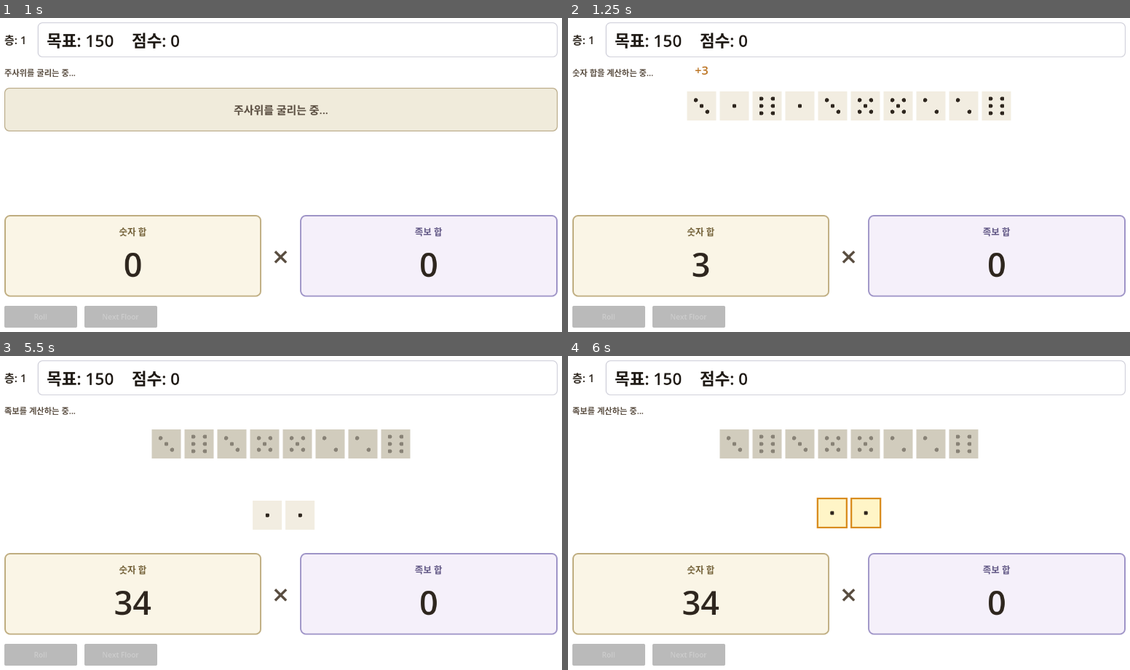
Above: before the commit, frames 1-4 (two rows, left to right).
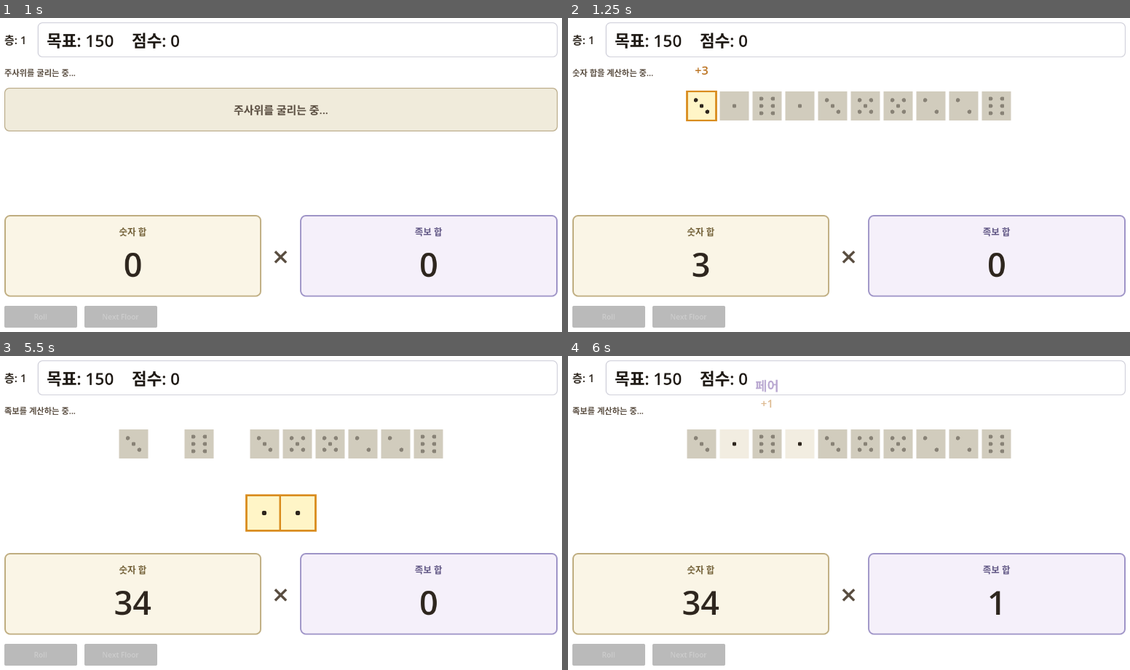
Above: after the commit, the same moments.

Repository: NyongNyongNyong/cat_dice_game
Game: Godot game, scene res://scenes/game/main.tscn
The game is run twice, just before and just after one commit, with the same random seed, the same clock (stepped at 60 frames per second) and the same inputs.
Inputs (mouse positions are in pixels of both pictures, inside the frame that each line leads up to):
- Up to frame 1 (1 s): click "Roll" at 0.5 s
- Up to frame 2 (1.25 s): no input
- Up to frame 3 (5.5 s): move the mouse to (134, 443) at 1.27 s; click (134, 443) at 1.42 s; move the mouse to (168, 443) at 2.02 s; click (168, 443) at 2.17 s; tap Enter at 2.75 s; move the mouse to (196, 443) at 2.77 s; click (196, 443) at 2.92 s; tap Space at 3.5 s; move the mouse to (230, 443) at 3.52 s; click (230, 443) at 3.67 s; move the mouse to (264, 443) at 4.27 s; click (264, 443) at 4.42 s; move the mouse to (297, 443) at 5.02 s; click (297, 443) at 5.17 s
- Up to frame 4 (6 s): click (865, 443) at 5.92 s

Frame 1 is identical in both runs. In frame 2, 4.7% of the frame differs, in the area x 20-79%, y 23-33%; in frame 3, 3.6%; in frame 4, 3.3%.

Commit message:
feat: score presentation UX and dice face-only display

Diff:
--- a/game/resources/dice/basic_d6.tres
+++ b/game/resources/dice/basic_d6.tres
@@ -1,36 +1,31 @@
-[gd_resource type="Resource" script_class="DiceResource" format=3 uid="uid://ccm87trd56wo7"]
+[gd_resource type="Resource" script_class="DiceResource" format=3]
 
-[ext_resource type="Script" uid="uid://uktkoxxoev5d" path="res://scripts/core/dice_resource.gd" id="1_dice_resource"]
-[ext_resource type="Script" uid="uid://dkmfy4jt6s4qs" path="res://scripts/core/number_face.gd" id="2_number_face"]
+[ext_resource type="Script" path="res://scripts/core/dice_resource.gd" id="1_dice_resource"]
+[ext_resource type="Script" path="res://scripts/core/number_face.gd" id="2_number_face"]
 
 [sub_resource type="Resource" id="Resource_face_1"]
 script = ExtResource("2_number_face")
-display_name = "1"
+value = 1
 
 [sub_resource type="Resource" id="Resource_face_2"]
 script = ExtResource("2_number_face")
 value = 2
-display_name = "2"
 
 [sub_resource type="Resource" id="Resource_face_3"]
 script = ExtResource("2_number_face")
 value = 3
-display_name = "3"
 
 [sub_resource type="Resource" id="Resource_face_4"]
 script = ExtResource("2_number_face")
 value = 4
-display_name = "4"
 
 [sub_resource type="Resource" id="Resource_face_5"]
 script = ExtResource("2_number_face")
 value = 5
-display_name = "5"
 
 [sub_resource type="Resource" id="Resource_face_6"]
 script = ExtResource("2_number_face")
 value = 6
-display_name = "6"
 
 [resource]
 script = ExtResource("1_dice_resource")
--- a/game/scripts/core/dice_face.gd
+++ b/game/scripts/core/dice_face.gd
@@ -23,8 +23,6 @@
 
 func get_display_text(context: Dictionary = {}) -> String:
 	var text := display_name
-	if text.is_empty() and is_number():
-		text = str(get_base_number_value())
 	for property in properties:
 		if property != null and property.has_method("get_display_text"):
 			text = property.get_display_text(self, context, text)
--- a/game/scripts/core/dice_resource_spec_test.gd
+++ b/game/scripts/core/dice_resource_spec_test.gd
@@ -15,6 +15,7 @@
 	_expect_resource_resolves_face_resources()
 	_expect_change_to_highest_property()
 	_expect_change_to_highest_display()
+	_expect_number_face_display()
 	_expect_controller_uses_default_resource()
 	_expect_controller_uses_per_slot_resource()
 	_expect_controller_uses_loadout_resource()
@@ -74,6 +75,12 @@
 	var only_changer: Array[Resource] = [changer]
 	if die.resolve_face_values(only_changer) != [1]:
 		_fail_array("change to highest fallback", [1], die.resolve_face_values(only_changer))
+
+
+func _expect_number_face_display() -> void:
+	var face: Resource = _number_face(4)
+	if face.get_display_text({"resolved_value": 6}) != "":
+		_fail_string("number face display", "", face.get_display_text({"resolved_value": 6}))
 
 
 func _expect_change_to_highest_display() -> void:
@@ -219,7 +226,6 @@
 func _number_face(value: int) -> Resource:
 	var face: Resource = NumberFaceScript.new()
 	face.value = value
-	face.display_name = str(value)
 	return face
 
 
--- a/game/scripts/core/face_properties/change_to_highest_property.gd
+++ b/game/scripts/core/face_properties/change_to_highest_property.gd
@@ -22,11 +22,10 @@
 	return true
 
 
-func play_visual_effect(dice_view: Control, _face: Resource, context: Dictionary) -> void:
+func play_visual_effect(dice_view: Control, _face: Resource, _context: Dictionary) -> void:
 	if dice_view == null:
 		return
 
-	var resolved_value: int = context.get("resolved_value", 1)
 	dice_view.pivot_offset = dice_view.size * 0.5
 
 	var tween := dice_view.create_tween()
@@ -34,7 +33,4 @@
 	tween.tween_property(dice_view, "rotation_degrees", dice_view.rotation_degrees + 360.0, 0.42)\
 		.set_trans(Tween.TRANS_BACK).set_ease(Tween.EASE_OUT)
 	await tween.finished
-
-	if dice_view.has_method("set_value"):
-		dice_view.set_value(resolved_value)
 	dice_view.rotation_degrees = 0.0
--- a/game/scripts/core/number_face.gd
+++ b/game/scripts/core/number_face.gd
@@ -10,3 +10,8 @@
 
 func get_base_number_value() -> int:
 	return value
+
+
+func get_display_text(_context: Dictionary = {}) -> String:
+	# 숫자 면은 dice.gd pip 레이아웃으로만 표시. display_name·resolved 값 텍스트 금지.
+	return ""
--- a/game/scripts/core/round_controller.gd
+++ b/game/scripts/core/round_controller.gd
@@ -20,6 +20,7 @@
 var dice_faces: Array[Resource] = []
 var hand_evaluation: HandEvaluation
 var selected_die_index: int = -1
+var last_rerolled_die_index: int = -1
 
 
 func begin_round() -> void:
@@ -32,6 +33,7 @@
 	dice_faces.clear()
 	hand_evaluation = null
 	selected_die_index = -1
+	last_rerolled_die_index = -1
 	phase_changed.emit(phase)
 	round_reset.emit()
 
@@ -153,6 +155,7 @@
 func _roll_all_dice() -> void:
 	_set_phase(RoundPhase.Phase.ROLLING)
 	selected_die_index = -1
+	last_rerolled_die_index = -1
 	dice_faces = _roll_dice_faces()
 	dice_values = resolve_faces(dice_faces)
 	dice_rolled.emit(dice_values)
@@ -162,6 +165,7 @@
 	if selected_die_index < 0 or selected_die_index >= dice_values.size():
 		return
 
+	last_rerolled_die_index = selected_die_index
 	dice_faces[selected_die_index] = _roll_die_face(selected_die_index)
 	dice_values = resolve_faces(dice_faces)
 	selected_die_index = -1
--- a/game/scripts/core/special_face.gd
+++ b/game/scripts/core/special_face.gd
@@ -2,3 +2,15 @@
 extends "res://scripts/core/dice_face.gd"
 
 @export var symbol_id: StringName = &"special"
+
+
+func get_display_text(context: Dictionary = {}) -> String:
+	var text := ""
+	for property in properties:
+		if property != null and property.has_method("get_display_text"):
+			text = property.get_display_text(self, context, text)
+	if not text.is_empty():
+		return text
+	if symbol_id != &"":
+		return str(symbol_id)
+	return ""
--- a/game/scripts/dice/dice.gd
+++ b/game/scripts/dice/dice.gd
@@ -45,20 +45,12 @@
 
 func set_face(face: Resource, resolved_value: int) -> void:
 	_face = face
-	_face_value = resolved_value
 	_face_display_text = ""
-	if face != null and face.has_method("get_display_text"):
+	_face_value = 0
+	if _uses_pip_layout(face):
+		_face_value = face.get_base_number_value()
+	elif face != null and face.has_method("get_display_text"):
 		_face_display_text = face.get_display_text({"resolved_value": resolved_value})
-	_show_placeholder = false
-	_highlighted = false
-	_dimmed = false
-	queue_redraw()
-
-
-func set_value(face_value: int) -> void:
-	_face = null
-	_face_value = face_value
-	_face_display_text = ""
 	_show_placeholder = false
 	_highlighted = false
 	_dimmed = false
@@ -111,12 +103,19 @@
 	if _show_placeholder:
 		return
 
+	if _uses_pip_layout(_face):
+		_draw_pips()
+	elif not _face_display_text.is_empty():
+		_draw_face_text(_face_display_text)
+
+
+func _uses_pip_layout(face: Resource) -> bool:
+	return face != null and face.has_method("is_number") and face.is_number()
+
+
+func _draw_pips() -> void:
 	var pip_color := DIM_PIP_COLOR if _dimmed else PIP_COLOR
 	var pip_radius := minf(size.x, size.y) * PIP_RADIUS_RATIO
-	if not _face_display_text.is_empty():
-		_draw_face_text(_face_display_text)
-		return
-
 	for pos: Vector2 in PIP_LAYOUTS.get(_face_value, []):
 		var center := Vector2(pos.x * size.x, pos.y * size.y)
 		draw_circle(center, pip_radius, pip_color)
--- a/game/scripts/ui/run_scene.gd
+++ b/game/scripts/ui/run_scene.gd
@@ -22,6 +22,7 @@
 
 var _dice_views: Array[Control] = []
 var _hovered_dice_index := -1
+var _score_after_reroll := false
 
 
 func _ready() -> void:
@@ -83,26 +84,28 @@
 	_show_dice_faces(_round.dice_faces, values)
 	await _play_dice_face_effects(_round.dice_faces, values)
 	_round.complete_roll_presentation()
-	_show_dice_values(_round.dice_values)
 
 
 func _on_die_rerolled(values: Array[int]) -> void:
+	_score_after_reroll = true
 	_reroll_preview_presenter.set_active(false)
 	_reroll_preview_presenter.hide_preview()
 	_clear_dice_selection()
 	_show_dice_faces(_round.dice_faces, values)
 	await _play_dice_face_effects(_round.dice_faces, values)
-	_show_dice_values(_round.dice_values)
 	_reroll_preview_presenter.invalidate_cache()
 
 
 func _on_score_ready(evaluation: HandEvaluation) -> void:
 	_reroll_preview_presenter.set_active(false)
 	_reroll_preview_presenter.hide_preview()
-	await _score_presenter.play(evaluation)
+	var hands_only := _score_after_reroll
+	_score_after_reroll = false
+	var rerolled_index := _round.last_rerolled_die_index if hands_only else -1
+	await _score_presenter.play(evaluation, hands_only, rerolled_index, _round.dice_faces)
 	_round.complete_score_presentation()
 	RunManager.set_score(evaluation.total_score)
-	_show_dice_values(evaluation.dice_values)
+	_show_dice_faces(_round.dice_faces, evaluation.dice_values)
 	_clear_dice_selection()
 	_reroll_preview_presenter.set_active(_round.can_reroll_preview())
 	_sync_ui()
@@ -113,19 +116,11 @@
 	_sync_ui()
 
 
-func _show_dice_values(values: Array[int]) -> void:
+func _show_dice_faces(faces: Array, values: Array[int]) -> void:
 	_dice_row.visible = true
 	for i in values.size():
-		_dice_views[i].set_value(values[i])
-
-
-func _show_dice_faces(faces: Array[Resource], values: Array[int]) -> void:
-	_dice_row.visible = true
-	for i in values.size():
-		if i < faces.size():
+		if i < faces.size() and faces[i] != null:
 			_dice_views[i].set_face(faces[i], values[i])
-		else:
-			_dice_views[i].set_value(values[i])
 
 
 func _play_dice_face_effects(faces: Array[Resource], values: Array[int]) -> void:
@@ -188,6 +183,7 @@
 
 
 func _on_round_reset() -> void:
+	_score_after_reroll = false
 	_reroll_preview_presenter.set_active(false)
 	_reroll_preview_presenter.hide_preview()
 	_roll_slot.visible = false
--- a/game/scripts/ui/score_phase_presenter.gd
+++ b/game/scripts/ui/score_phase_presenter.gd
@@ -3,16 +3,23 @@
 
 const DICE_SCENE := preload("res://scenes/dice/dice.tscn")
 
-const HAND_STEP_DELAY := 0.2
 const NUMBER_STEP_DELAY := 0.04
-const HAND_POPUP_DURATION := 0.55
 const NUMBER_POPUP_DURATION := 0.28
+const REROLL_HAND_STEP_DELAY := 0.02
+const REROLL_HAND_POPUP_DURATION := 0.18
+const REROLL_FOCUS_MOVE_DURATION := 0.08
+const REROLL_FOCUS_HOLD_DURATION := 0.05
+const REROLL_FOCUS_RETURN_DURATION := 0.08
+const REROLL_REVEAL_HOLD := 0.06
 const POPUP_RISE := 32.0
-const FOCUS_MOVE_DURATION := 0.22
-const FOCUS_HOLD_DURATION := 0.16
-const FOCUS_RETURN_DURATION := 0.2
 const FOCUS_GAP := 10.0
 const FOCUS_SCALE := Vector2(1.22, 1.22)
+
+var _hand_step_delay := NUMBER_STEP_DELAY
+var _hand_popup_duration := NUMBER_POPUP_DURATION
+var _focus_move_duration := 0.1
+var _focus_hold_duration := 0.08
+var _focus_return_duration := 0.1
 
 signal presentation_finished()
 
@@ -23,6 +30,7 @@
 var _right_value: Label
 var _status_label: Label
 var _dice_values: Array[int] = []
+var _dice_faces: Array = []
 
 
 func setup(
@@ -43,24 +51,113 @@
 	_dice_views = dice_views
 
 
-func play(evaluation: HandEvaluation) -> void:
+func play(
+	evaluation: HandEvaluation,
+	hands_only: bool = false,
+	rerolled_die_index: int = -1,
+	dice_faces: Array = [],
+) -> void:
 	_dice_row.visible = true
 	_clear_popups()
-	_reset_score_board()
+	_apply_timing_profile(hands_only)
 	_dice_values = evaluation.dice_values.duplicate()
-
-	for dice in _dice_views:
-		dice.show_placeholder()
-
-	for i in evaluation.dice_values.size():
-		_dice_views[i].set_value(evaluation.dice_values[i])
-		_dice_views[i].set_dimmed(true)
-
-	await _play_number_sum(evaluation.dice_values)
-	await _play_hand_steps(evaluation.steps)
+	_dice_faces = dice_faces.duplicate()
+
+	if hands_only:
+		for dice in _dice_views:
+			dice.set_dimmed(true)
+	else:
+		for dice in _dice_views:
+			dice.show_placeholder()
+		for i in evaluation.dice_values.size():
+			_apply_face_to_view(i, evaluation.dice_values[i])
+			_dice_views[i].set_dimmed(true)
+
+	if hands_only:
+		_prepare_hand_reroll_board(evaluation)
+		if rerolled_die_index >= 0:
+			await _play_reroll_reveal(rerolled_die_index)
+		await _play_hand_steps(evaluation.steps, true)
+	else:
+		_reset_score_board()
+		await _play_number_sum(evaluation.dice_values)
+		await _play_hand_steps(evaluation.steps, false)
+
 	_clear_highlights()
 	_clear_popups()
+	_restore_all_dice_faces()
 	presentation_finished.emit()
+
+
+func _apply_timing_profile(hands_only: bool) -> void:
+	if hands_only:
+		_hand_step_delay = REROLL_HAND_STEP_DELAY
+		_hand_popup_duration = REROLL_HAND_POPUP_DURATION
+		_focus_move_duration = REROLL_FOCUS_MOVE_DURATION
+		_focus_hold_duration = REROLL_FOCUS_HOLD_DURATION
+		_focus_return_duration = REROLL_FOCUS_RETURN_DURATION
+	else:
+		_hand_step_delay = NUMBER_STEP_DELAY
+		_hand_popup_duration = NUMBER_POPUP_DURATION
+		_focus_move_duration = 0.1
+		_focus_hold_duration = 0.08
+		_focus_return_duration = 0.1
+
+
+func _prepare_hand_reroll_board(evaluation: HandEvaluation) -> void:
+	_left_value.text = str(evaluation.number_sum)
+	_right_value.text = "0"
+
+
+func _play_reroll_reveal(die_index: int) -> void:
+	if die_index < 0 or die_index >= _dice_views.size():
+		return
+
+	_status_label.text = "리롤 결과"
+	_clear_highlights()
+	for i in _dice_views.size():
+		_dice_views[i].set_dimmed(i != die_index)
+	var rerolled: Control = _dice_views[die_index]
+	rerolled.set_highlighted(true)
+	await _pulse_dice_in_place([rerolled])
+	await get_tree().create_timer(REROLL_REVEAL_HOLD).timeout
+
+	for dice in _dice_views:
+		dice.set_highlighted(false)
+		dice.set_dimmed(true)
+
+
+func _apply_face_to_view(index: int, resolved_value: int) -> void:
+	if index >= _dice_views.size():
+		return
+	if index < _dice_faces.size() and _dice_faces[index] != null:
+		_dice_views[index].set_face(_dice_faces[index], resolved_value)
+
+
+func _apply_face_to_dice(dice: Control, index: int) -> void:
+	if index < _dice_faces.size() and _dice_faces[index] != null:
+		dice.set_face(_dice_faces[index], _dice_values[index])
+
+
+func _restore_all_dice_faces() -> void:
+	for i in _dice_values.size():
+		_apply_face_to_view(i, _dice_values[i])
+
+
+func _pulse_dice_in_place(dice_views: Array) -> void:
+	var tween := create_tween()
+	tween.set_parallel(true)
+	for dice in dice_views:
+		dice.pivot_offset = dice.size * 0.5
+		tween.tween_property(dice, "scale", FOCUS_SCALE, _focus_hold_duration)\
+			.set_trans(Tween.TRANS_CUBIC).set_ease(Tween.EASE_OUT)
+		tween.tween_property(dice, "scale", Vector2.ONE, _focus_hold_duration)\
+			.set_delay(_focus_hold_duration).set_trans(Tween.TRANS_CUBIC).set_ease(Tween.EASE_IN)
+	await tween.finished
+	for dice in dice_views:
+		if is_instance_valid(dice):
+			dice.scale = Vector2.ONE
+			dice.pivot_offset = Vector2.ZERO
 
 
 func _play_number_sum(values: Array[int]) -> void:
@@ -74,7 +171,7 @@
 		_dice_views[i].set_highlighted(true)
 		running += values[i]
 		_left_value.text = str(running)
-		await _show_points_popup("+%d" % values[i], [i])
+		await _show_points_popup("+%d" % values[i], [i], NUMBER_POPUP_DURATION)
 		await get_tree().create_timer(NUMBER_STEP_DELAY).timeout
 
 	_clear_highlights()
@@ -82,10 +179,11 @@
 		dice.set_dimmed(true)
 
 
-func _play_hand_steps(steps: Array[HandStep]) -> void:
+func _play_hand_steps(steps: Array[HandStep], reroll: bool) -> void:
 	var hand_running := 0
-	_right_value.text = "0"
-	_status_label.text = "족보를 계산하는 중..."
+	if not reroll:
+		_right_value.text = "0"
+	_status_label.text = "족보를 다시 계산하는 중..." if reroll else "족보를 계산하는 중..."
 
 	for step in steps:
 		_apply_highlights(step.highlight_indices)
@@ -93,7 +191,7 @@
 		hand_running += step.points_added
 		_right_value.text = str(hand_running)
 		await _show_hand_popup(step.display_ko, step.points_added, step.highlight_indices)
-		await get_tree().create_timer(HAND_STEP_DELAY).timeout
+		await get_tree().create_timer(_hand_step_delay).timeout
 
 
 func _apply_highlights(indices: Array[int]) -> void:
@@ -135,7 +233,7 @@
 		clone.position = local_position
 		clone.size = original_rect.size
 		clone.pivot_offset = original_rect.size * 0.5
-		clone.set_value(_dice_values[idx])
+		_apply_face_to_dice(clone, idx)
 		clone.set_dimmed(false)
 		clone.set_highlighted(false)
 		_popup_layer.add_child(clone)
@@ -152,8 +250,7 @@
 		return
 
 	for item in focus_items:
-		var original: Control = item["original"]
-		original.visible = false
+		_hide_dice_for_focus(item["original"])
 
 	await _move_focus_items(focus_items, _target_positions_for_focus(focus_items))
 	for item in focus_items:
@@ -161,15 +258,26 @@
 		clone.set_highlighted(true)
 
 	await _pulse_focus_items(focus_items)
-	await get_tree().create_timer(FOCUS_HOLD_DURATION).timeout
+	await get_tree().create_timer(_focus_hold_duration).timeout
 	await _return_focus_items(focus_items)
 
 	for item in focus_items:
-		var original: Control = item["original"]
+		_show_dice_after_focus(item["original"], item["index"])
 		var clone: Control = item["clone"]
-		original.visible = true
 		if is_instance_valid(clone):
 			clone.queue_free()
+
+
+func _hide_dice_for_focus(dice: Control) -> void:
+	# visible=false면 HBox가 재배치되어 나머지 주사위 위치가 흔들린다. 슬롯은 유지하고 투명 처리만 한다.
+	dice.modulate.a = 0.0
+	dice.mouse_filter = Control.MOUSE_FILTER_IGNORE
+
+
+func _show_dice_after_focus(dice: Control, index: int) -> void:
+	dice.modulate.a = 1.0
+	dice.mouse_filter = Control.MOUSE_FILTER_STOP
+	_apply_face_to_dice(dice, index)
 
 
 func _target_positions_for_focus(focus_items: Array[Dictionary]) -> Array[Vector2]:
@@ -192,7 +300,7 @@
 	tween.set_parallel(true)
 	for i in focus_items.size():
 		var clone: Control = focus_items[i]["clone"]
-		tween.tween_property(clone, "position", target_positions[i], FOCUS_MOVE_DURATION)\
+		tween.tween_property(clone, "position", target_positions[i], _focus_move_duration)\
 			.set_trans(Tween.TRANS_BACK).set_ease(Tween.EASE_OUT)
 	await tween.finished
 
@@ -202,10 +310,10 @@
 	tween.set_parallel(true)
 	for item in focus_items:
 		var clone: Control = item["clone"]
-		tween.tween_property(clone, "scale", FOCUS_SCALE, FOCUS_HOLD_DURATION)\
+		tween.tween_property(clone, "scale", FOCUS_SCALE, _focus_hold_duration)\
 			.set_trans(Tween.TRANS_CUBIC).set_ease(Tween.EASE_OUT)
-		tween.tween_property(clone, "scale", Vector2.ONE, FOCUS_HOLD_DURATION)\
-			.set_delay(FOCUS_HOLD_DURATION).set_trans(Tween.TRANS_CUBIC).set_ease(Tween.EASE_IN)
+		tween.tween_property(clone, "scale", Vector2.ONE, _focus_hold_duration)\
+			.set_delay(_focus_hold_duration).set_trans(Tween.TRANS_CUBIC).set_ease(Tween.EASE_IN)
 	await tween.finished
 
 
@@ -215,7 +323,7 @@
 	for item in focus_items:
 		var clone: Control = item["clone"]
 		clone.set_highlighted(false)
-		tween.tween_property(clone, "position", item["start_position"], FOCUS_RETURN_DURATION)\
+		tween.tween_property(clone, "position", item["start_position"], _focus_return_duration)\
 			.set_trans(Tween.TRANS_CUBIC).set_ease(Tween.EASE_IN_OUT)
 	await tween.finished
 
@@ -244,10 +352,10 @@
 	points_label.add_theme_constant_override("outline_size", 4)
 	popup.add_child(points_label)
 
-	await _animate_popup(popup, highlight_indices, HAND_POPUP_DURATION)
-
-
-func _show_points_popup(text: String, highlight_indices: Array[int]) -> void:
+	await _animate_popup(popup, highlight_indices, _hand_popup_duration)
+
+
+func _show_points_popup(text: String, highlight_indices: Array[int], duration: float = NUMBER_POPUP_DURATION) -> void:
 	var popup := Label.new()
 	popup.text = text
 	popup.add_theme_font_size_override("font_size", 26)
@@ -259,7 +367,7 @@
 	popup.mouse_filter = Control.MOUSE_FILTER_IGNORE
 	popup.z_index = 10
 
-	await _animate_popup(popup, highlight_indices, NUMBER_POPUP_DURATION)
+	await _animate_popup(popup, highlight_indices, duration)
 
 
 func _animate_popup(popup: Control, highlight_indices: Array[int], duration: float) -> void:
Not shown, changed: docs/design/systems/hand-scoring-v2.md
